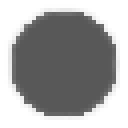
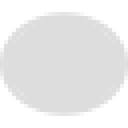
Comparing the layer stacks of the two 128 x 128 images. Changes:
painted on "Layer" over [0, 8, 128, 120]
